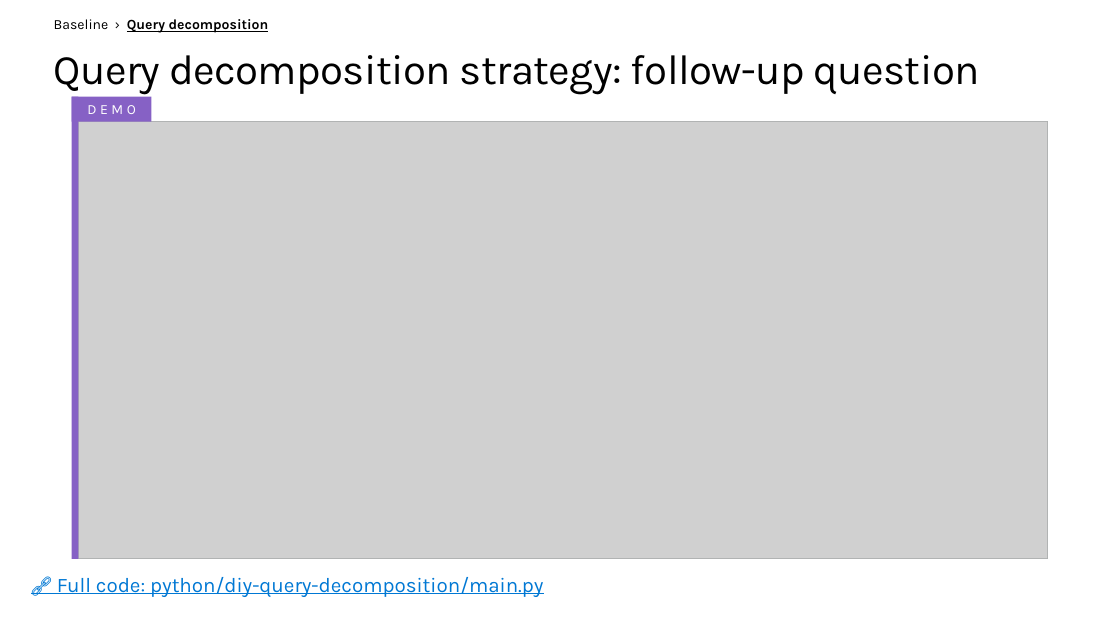
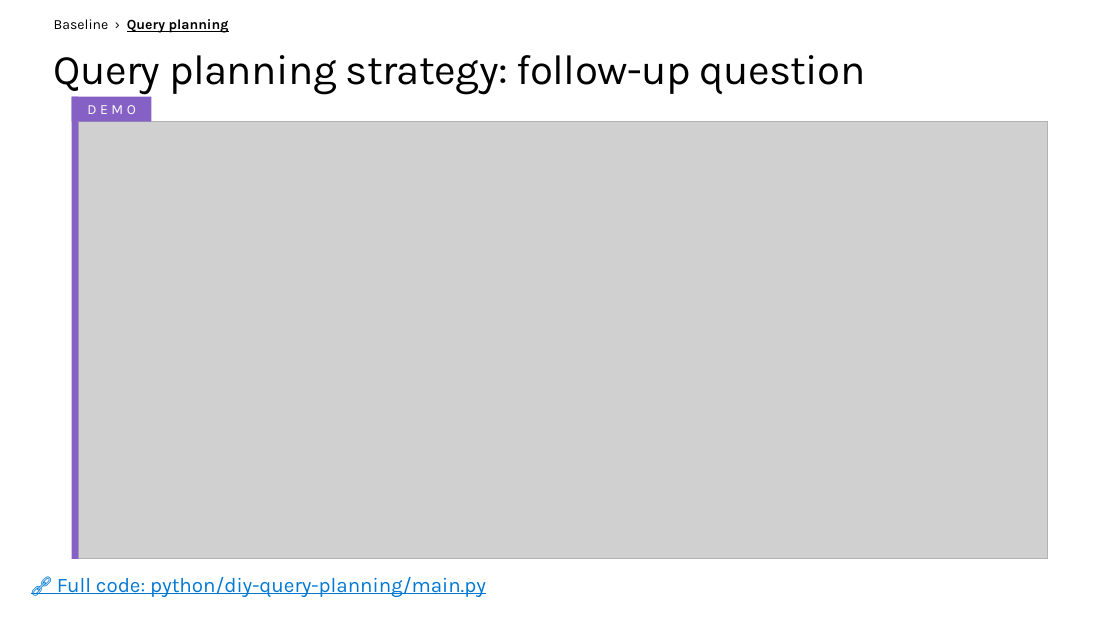
Before and after one commit to microsoft/ignite26-BRK300-building-agentic-retrieval-from-diy-to-foundry-iq, a slide deck: slide 18 of IgniteBRK300-WorkingDeck.pptx. Drawn at 1120x630 pixels with LibreOffice and Linux fonts; fonts in the diff are those of the drawing; grey boxes stand for pictures; background and template pictures are left out. Boxes give left, top, right and bottom in pixels: in the first picture for what was removed or moved away, otherwise in the second. Text is boxed around its words. In the diff, an @@ line names an element or a change of style, - is before the commit and + after.

Commit message:
More cleanups of query planning

```diff
--- a/IgniteBRK300-WorkingDeck.pptx
+++ b/IgniteBRK300-WorkingDeck.pptx
@@ text at <box>54,19,229,33</box>: text changed @@
-Baseline › Query decomposition
+Baseline › Query planning
@@ title at <box>54,55,865,95</box>: text changed @@
-Query decomposition strategy: follow-up question
+Query planning strategy: follow-up question
@@ text at <box>57,577,486,597</box>: text changed @@
-🔗 Full code: python/diy-query-decomposition/main.py
+🔗 Full code: python/diy-query-planning/main.py
```
Also in this commit, not shown: 16 other slides changed, 15 slides removed, 38 other files.
